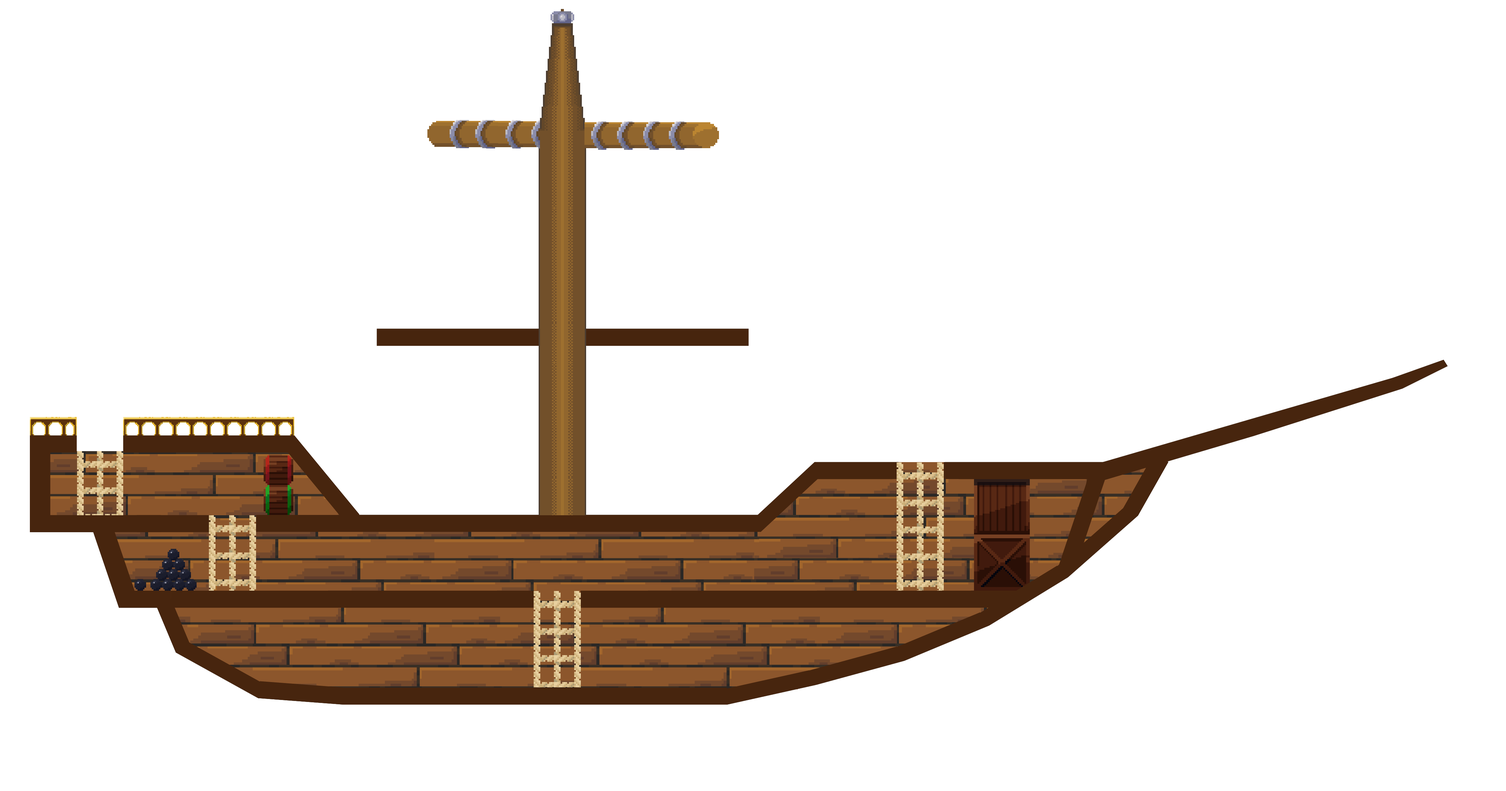
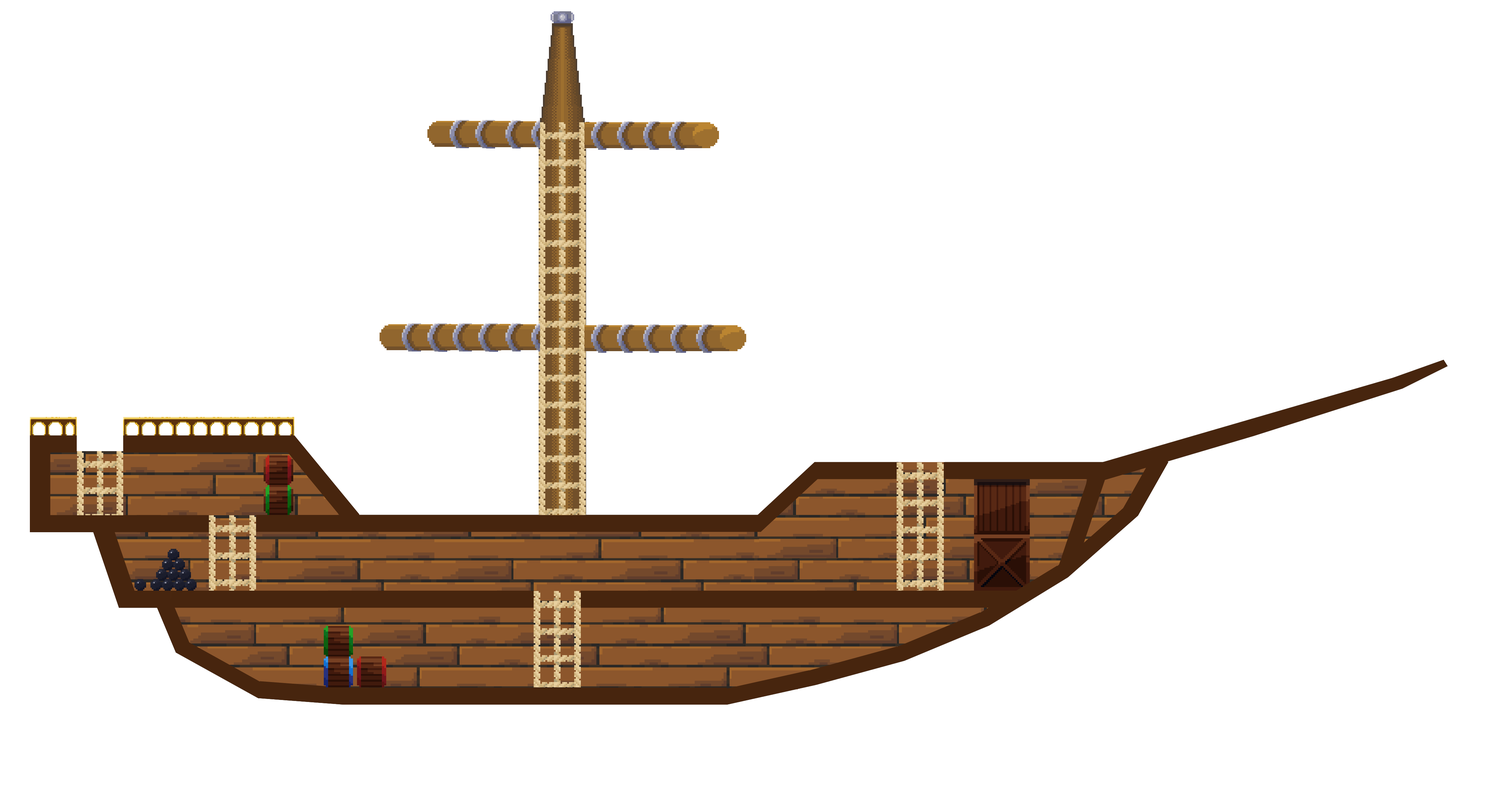
The second 1506×791 image is a revision of the first. Changes to its layers:
added layer "barre en bas du mat" above "barre en haut du mat" over [379, 322, 747, 353]
added layer "echelle centrale" above "tonneaux cale" over [538, 121, 590, 515]
added layer "tonneaux cale" above "mat du bateau" over [323, 625, 387, 688]
painted on "mat du bateau" over [561, 8, 565, 12]
painted on "image" over [376, 121, 750, 346]
painted on "Calque 0" over [376, 121, 750, 346]
